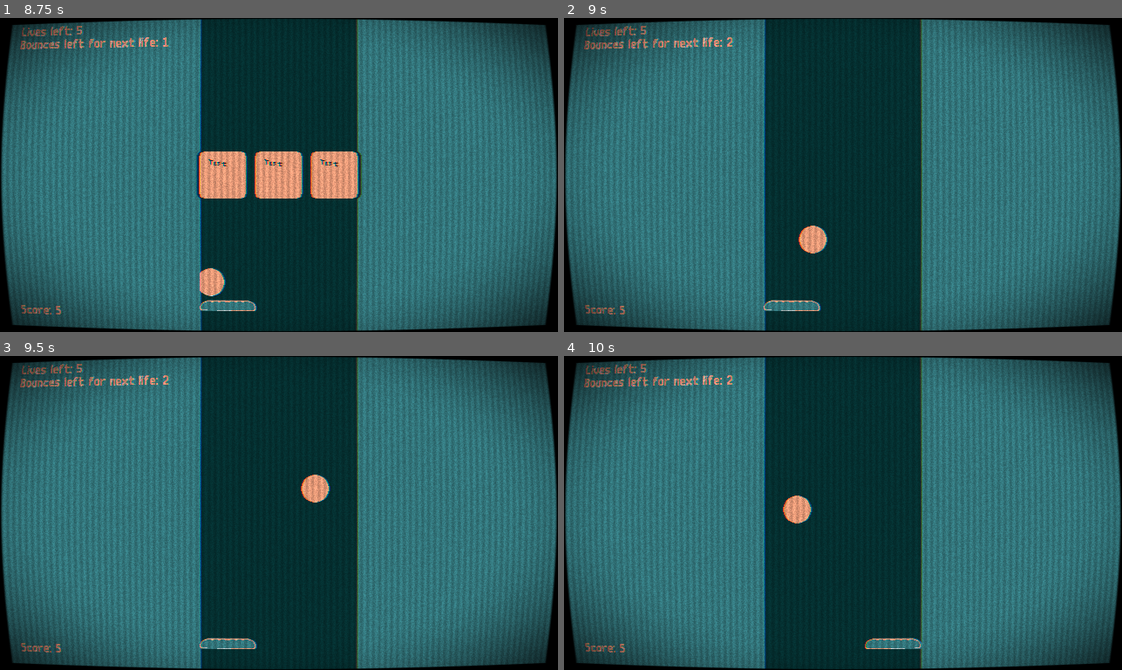
Above: before the commit, frames 1-4 (two rows, left to right).
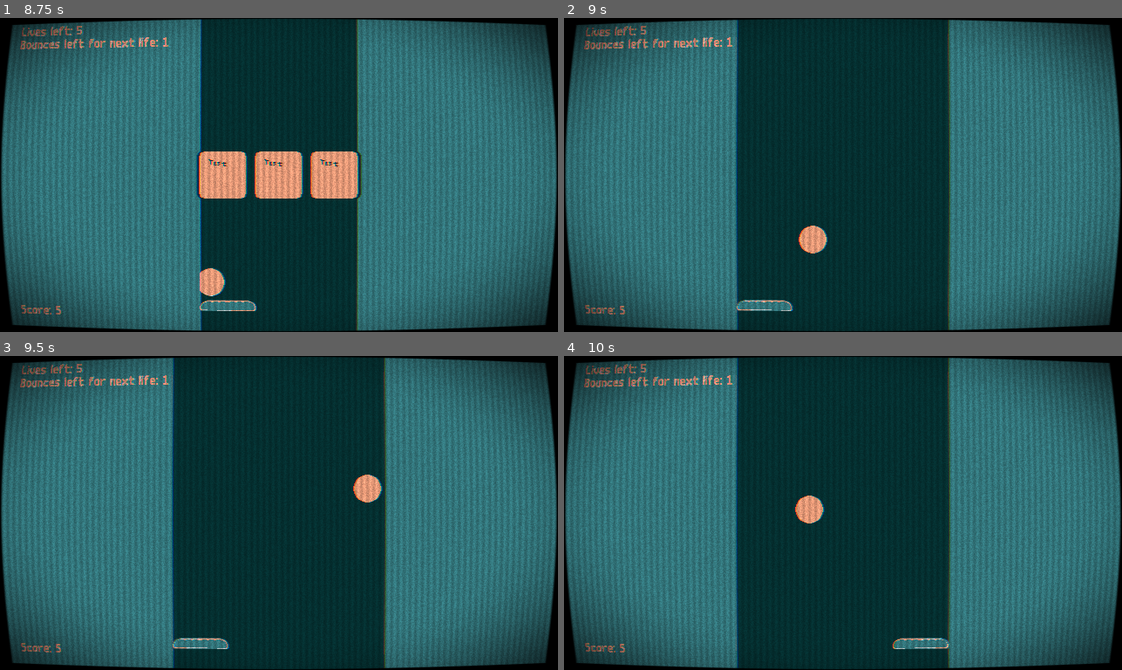
Above: after the commit, the same moments.

Repository: YannVeld/LD60
Game: Godot game, scene res://main.tscn
Same seed, same stepped clock (60 frames per second), same inputs: the game is played once before the commit and once after it.
Inputs (mouse positions are in pixels of both pictures, inside the frame that each line leads up to):
- Up to frame 1 (8.75 s): tap Enter at 0.5 s; move the mouse to (401, 159) at 0.52 s; hold Right (move_right) 0.53-1.28 s; tap R (reroll) at 0.6, 8.1 s; move the mouse to (167, 190) at 1.27 s; hold Left (move_left) 1.28-2.03 s; tap 1 at 1.35 s; move the mouse to (334, 105) at 2.02 s; hold Right (move_right) 2.03-3.53 s; tap 2 at 2.1 s; move the mouse to (251, 237) at 2.77 s; tap 3 at 2.85 s; move the mouse to (446, 222) at 3.52 s; hold Left (move_left) 3.53-5.78 s; tap 4 at 3.6 s; move the mouse to (111, 127) at 4.27 s; tap 5 at 4.35 s; move the mouse to (306, 175) at 5.02 s; tap 6 at 5.1 s; move the mouse to (195, 96) at 5.77 s; hold Right (move_right) 5.78-8.03 s; tap 7 at 5.85 s; move the mouse to (401, 159) at 6.52 s; tap 8 at 6.6 s; move the mouse to (167, 190) at 7.27 s; tap 9 at 7.35 s; move the mouse to (334, 105) at 8.02 s; hold Left (move_left) from 8.03 s (still down)
- Up to frame 2 (9 s): keep holding Left (move_left); move the mouse to (815, 237) at 8.77 s; tap 1 at 8.85 s
- Up to frame 3 (9.5 s): keep holding Left (move_left)
- Up to frame 4 (10 s): move the mouse to (1010, 560) at 9.52 s; release Left (move_left) at 9.53 s; hold Right (move_right) from 9.53 s (still down); tap 2 at 9.6 s

Frame 1 is identical in both runs. In frame 2, 11% of the frame differs, in the area x 29-70%, y 0-100%; in frame 3, 11%; in frame 4, 11%.

Commit message:
Ball gravity upgrade and fixed bug

Diff:
--- a/Scripts/ball.gd
+++ b/Scripts/ball.gd
@@ -30,6 +30,7 @@
 
 	_reset_size()
 	_respawn(0.0)
+	gravity_scale = gameProperties.ball_gravity
 
 
 # Called every frame. 'delta' is the elapsed time since the previous frame.
@@ -66,8 +67,12 @@
 	_respawn(gameProperties.ball_respawn_time)
 
 func _on_property_changed(property: String, new_value):
-	if property != "ball_size": return
-	_reset_size()
+	if property == "ball_size":
+		_reset_size()
+		return
+	if property == "ball_gravity":
+		gravity_scale = gameProperties.ball_gravity
+		return
 
 func _reset_size():
 	var _radius: float = 8
--- a/Scripts/game_properties.gd
+++ b/Scripts/game_properties.gd
@@ -67,6 +67,11 @@
 	if value > 5: return false
 	return true
 
+@export var ball_gravity: float = 0.5:
+	set(value):
+		if ball_gravity == value: return
+		ball_gravity = value
+		property_changed.emit("ball_gravity", value)
 
 
 
--- /dev/null
+++ b/Upgrades/increase_ball_gravity.tres
@@ -0,0 +1,10 @@
+[gd_resource type="Resource" script_class="Upgrade" format=3 uid="uid://buw7nlql428hk"]
+
+[ext_resource type="Script" uid="uid://2gq5mgmrcttn" path="res://Scripts/upgrade.gd" id="1_072ku"]
+
+[resource]
+script = ExtResource("1_072ku")
+property_name = "ball_gravity"
+value = 0.25
+description = "Increase ball gravity"
+metadata/_custom_type_script = "uid://2gq5mgmrcttn"
--- a/main.tscn
+++ b/main.tscn
@@ -16,8 +16,8 @@
 [ext_resource type="Resource" uid="uid://dx5t73f8bnoe1" path="res://Upgrades/increase_wall_distance.tres" id="9_82xsv"]
 [ext_resource type="Resource" uid="uid://bfx5yvg0gwl7r" path="res://Upgrades/decrease_ball_size.tres" id="10_vivmo"]
 [ext_resource type="Resource" uid="uid://de78c7ioffkux" path="res://Upgrades/decrease_max_lives.tres" id="11_getpj"]
-[ext_resource type="Resource" uid="uid://cognj44vigmkg" path="res://Upgrades/increase_bat_boost.tres" id="14_ryguw"]
 [ext_resource type="Resource" uid="uid://toycg2i38jjm" path="res://Upgrades/increase_bounce_count_for_life_gain.tres" id="15_d13ii"]
+[ext_resource type="Resource" uid="uid://buw7nlql428hk" path="res://Upgrades/increase_ball_gravity.tres" id="16_getpj"]
 [ext_resource type="PackedScene" uid="uid://wyv7mmxml47" path="res://Scenes/bat.tscn" id="20_82xsv"]
 [ext_resource type="Shader" uid="uid://brnrucigx6qo4" path="res://postprocessing.gdshader" id="21_getpj"]
 [ext_resource type="Script" uid="uid://d388fjquxpwv4" path="res://Scripts/postprocessing_manager.gd" id="21_ryguw"]
@@ -71,7 +71,7 @@
 z_index = 1000
 script = ExtResource("1_5vw27")
 gameProperties = ExtResource("2_lquwl")
-possible_upgrades = Array[ExtResource("3_w48qg")]([ExtResource("4_vivmo"), ExtResource("10_vivmo"), ExtResource("5_2cqfq"), ExtResource("6_yaehf"), ExtResource("11_getpj"), ExtResource("7_074og"), ExtResource("8_cegan"), ExtResource("14_ryguw"), ExtResource("15_d13ii"), ExtResource("9_82xsv")])
+possible_upgrades = Array[ExtResource("3_w48qg")]([ExtResource("4_vivmo"), ExtResource("10_vivmo"), ExtResource("5_2cqfq"), ExtResource("6_yaehf"), ExtResource("11_getpj"), ExtResource("7_074og"), ExtResource("8_cegan"), ExtResource("15_d13ii"), ExtResource("9_82xsv"), ExtResource("16_getpj")])
 
 [node name="BallManager" type="Node2D" parent="." unique_id=1540103077]
 process_mode = 3
